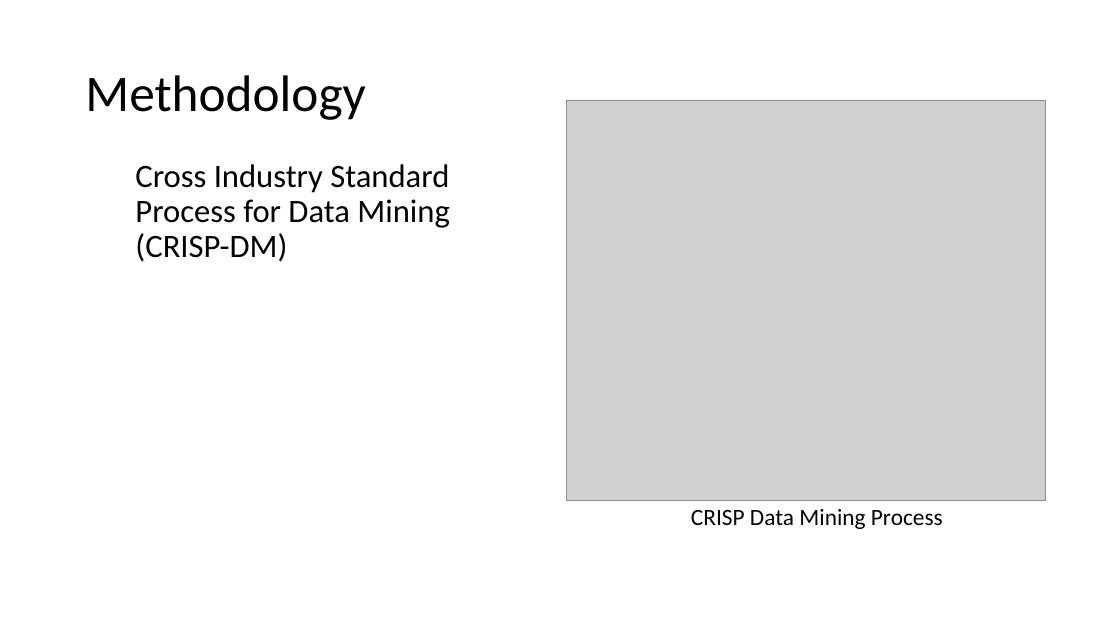
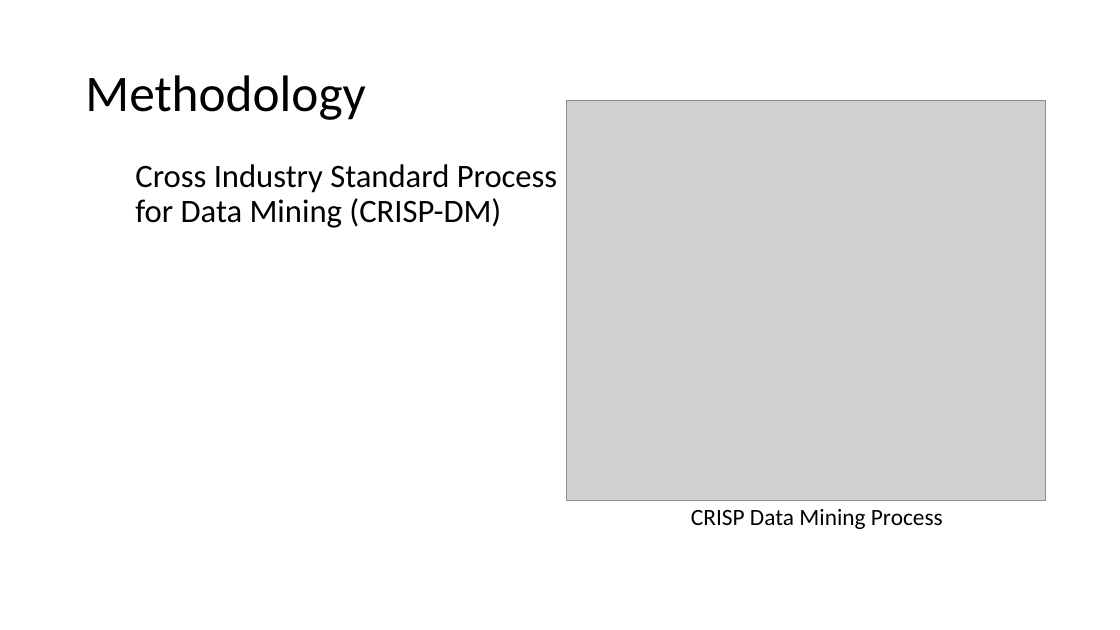
Before and after one commit to mGalarnyk/Machine_Learning_Froyo, a slide deck: slide 2 of Current_Powerpoint/Froyo_v2.pptx. Drawn at 1120x630 pixels with LibreOffice and Linux fonts; fonts in the diff are those of the drawing; grey boxes stand for pictures. Boxes give left, top, right and bottom in pixels: in the first picture for what was removed or moved away, otherwise in the second. Text is boxed around its words. In the diff, an @@ line names an element or a change of style, - is before the commit and + after.

```diff
--- a/Current_Powerpoint/Froyo_v2.pptx
+++ b/Current_Powerpoint/Froyo_v2.pptx
@@ text "Cross Industry Standard Process for ..." rewrapped from (135, 164, 449, 262) to (135, 164, 557, 228) @@
```
Also in this commit, not shown: 2 other slides changed, 1 other file.
